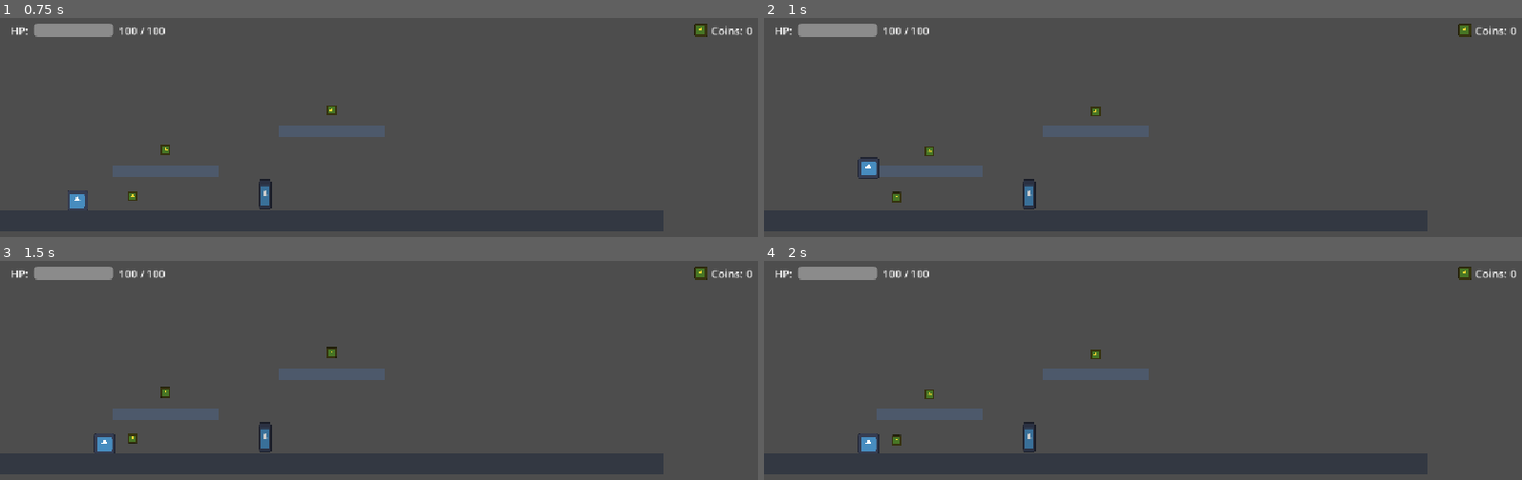
Above: before the commit, frames 1-4 (two rows, left to right).
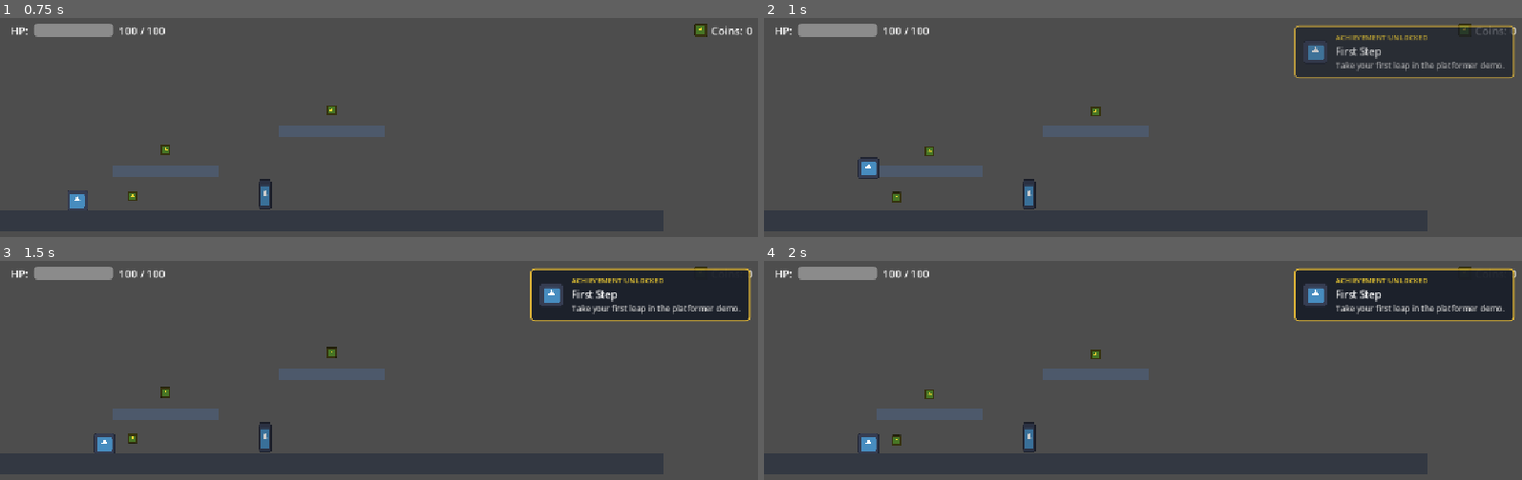
Above: after the commit, the same moments.

Repository: lennonalberto/game-core
Game: Godot game, scene res://scenes/levels/platformer_demo/platformer_demo.tscn
Two runs of this game, one before a commit and one after it. Both use one fixed random seed, a clock stepped at 60 frames per second and the inputs below. The engine's default icon, where the game draws it, is replaced by a stand-in: a white triangle on a blue panel in a dark square.
Inputs (mouse positions are in pixels of both pictures, inside the frame that each line leads up to):
- Up to frame 1 (0.75 s): tap Enter at 0.5 s; move the mouse to (553, 204) at 0.52 s; hold D (move_right) from 0.53 s (still down); hold Shift from 0.53 s (still down); click (553, 204) at 0.67 s
- Up to frame 2 (1 s): keep holding D (move_right); keep holding Shift; tap Space (jump) at 0.77 s
- Up to frame 3 (1.5 s): release D (move_right) at 1.25 s; release Shift at 1.25 s; drag from (outside the picture) to (106, 407) at 1.27 s
- Up to frame 4 (2 s): no input

Frame 1 is identical in both runs. In frame 2, 6.7% of the frame differs, in the area x 69-100%, y 3-28%; in frame 3, 6.8%; in frame 4, 6.8%.

Commit message:
feat(ui): implement reactive achievement popup with FIFO toast queue
- Implement `AchievementPopup` CanvasLayer overlay listening to `EventBus.achievement_unlocked`
- Add FIFO toast queue with sequential Tween animation to prevent overlapping notifications
- Add `AchievementPopup` instance to `platformer_demo.tscn`
- Add unit tests in `test_achievement_popup.gd` verifying queuing behavior and decoupling
- Update `PLAN.md` and `AGENTS.md` test coverage documentation

Diff:
--- a/scenes/levels/platformer_demo/platformer_demo.tscn
+++ b/scenes/levels/platformer_demo/platformer_demo.tscn
@@ -1,10 +1,11 @@
-[gd_scene load_steps=8 format=3]
+[gd_scene load_steps=9 format=3]
 
 [ext_resource type="Script" path="res://scenes/levels/platformer_demo/platformer_demo.gd" id="1_demo"]
 [ext_resource type="PackedScene" path="res://scenes/entities/player/player.tscn" id="2_player"]
 [ext_resource type="PackedScene" path="res://scenes/entities/pickups/coin.tscn" id="3_coin"]
 [ext_resource type="PackedScene" path="res://scenes/entities/checkpoint/checkpoint.tscn" id="4_cp"]
 [ext_resource type="PackedScene" path="res://scenes/ui/hud/hud.tscn" id="5_hud"]
+[ext_resource type="PackedScene" path="res://scenes/ui/achievement_popup/achievement_popup.tscn" id="6_popup"]
 
 [sub_resource type="RectangleShape2D" id="RectangleShape2D_floor"]
 size = Vector2(1000, 32)
@@ -85,3 +86,5 @@
 save_id = "checkpoint_demo"
 
 [node name="HUD" parent="." instance=ExtResource("5_hud")]
+
+[node name="AchievementPopup" parent="." instance=ExtResource("6_popup")]
--- /dev/null
+++ b/scenes/ui/achievement_popup/achievement_popup.gd
@@ -0,0 +1,110 @@
+class_name AchievementPopup
+extends CanvasLayer
+
+## Toast notification overlay for unlocked achievements.
+##
+## Architectural Rule: Listens reactively to EventBus.achievement_unlocked.
+## Queues incoming notifications in a FIFO queue so multiple achievements
+## unlocked in quick succession display sequentially without overlapping.
+
+@export var display_duration: float = 2.5
+@export var animation_duration: float = 0.3
+
+@onready var toast_panel: PanelContainer = %ToastPanel
+@onready var icon_rect: TextureRect = %IconRect
+@onready var title_label: Label = %TitleLabel
+@onready var description_label: Label = %DescriptionLabel
+
+var is_showing: bool = false
+
+var _queue: Array[Dictionary] = []
+var _current_tween: Tween = null
+const DEFAULT_ICON = preload("res://icon.svg")
+
+
+func _ready() -> void:
+	EventBus.achievement_unlocked.connect(_on_achievement_unlocked)
+	if toast_panel:
+		toast_panel.visible = false
+
+
+func _on_achievement_unlocked(id: String, title: String, description: String) -> void:
+	_queue.append({
+		"id": id,
+		"title": title,
+		"description": description
+	})
+
+	if not is_showing:
+		_show_next_toast()
+
+
+func _show_next_toast() -> void:
+	if _queue.is_empty():
+		is_showing = false
+		if toast_panel:
+			toast_panel.visible = false
+		return
+
+	is_showing = true
+	var item: Dictionary = _queue.pop_front()
+
+	if title_label:
+		title_label.text = item.get("title", "")
+	if description_label:
+		description_label.text = item.get("description", "")
+
+	if icon_rect:
+		var def: AchievementDefinition = AchievementManager.get_definition(item.get("id", ""))
+		if def != null and def.icon != null:
+			icon_rect.texture = def.icon
+		else:
+			icon_rect.texture = DEFAULT_ICON
+
+	if toast_panel:
+		toast_panel.visible = true
+		toast_panel.modulate.a = 0.0
+
+		if _current_tween != null and _current_tween.is_valid():
+			_current_tween.kill()
+
+		_current_tween = create_tween()
+		_current_tween.tween_property(toast_panel, "modulate:a", 1.0, animation_duration)
+		_current_tween.tween_interval(display_duration)
+		_current_tween.tween_property(toast_panel, "modulate:a", 0.0, animation_duration)
+		_current_tween.tween_callback(_on_toast_completed)
+
+
+func _on_toast_completed() -> void:
+	if toast_panel:
+		toast_panel.visible = false
+	_show_next_toast()
+
+
+## Immediately finishes the active toast and advances to the next item in the queue.
+func dismiss_current() -> void:
+	if not is_showing:
+		return
+
+	if _current_tween != null and _current_tween.is_valid():
+		_current_tween.kill()
+
+	_on_toast_completed()
+
+
+# --- Public Query API (for verification and unit tests) ---
+
+func get_queue_count() -> int:
+	return _queue.size()
+
+
+func get_displayed_title() -> String:
+	return title_label.text if title_label else ""
+
+
+func get_displayed_description() -> String:
+	return description_label.text if description_label else ""
+
+
+func is_toast_visible() -> bool:
+	return toast_panel.visible if toast_panel else false
--- /dev/null
+++ b/scenes/ui/achievement_popup/achievement_popup.tscn
@@ -0,0 +1,78 @@
+[gd_scene load_steps=4 format=3]
+
+[ext_resource type="Script" path="res://scenes/ui/achievement_popup/achievement_popup.gd" id="1_popup"]
+[ext_resource type="Texture2D" path="res://icon.svg" id="2_icon"]
+
+[sub_resource type="StyleBoxFlat" id="StyleBoxFlat_toast"]
+content_margin_left = 14.0
+content_margin_top = 10.0
+content_margin_right = 16.0
+content_margin_bottom = 10.0
+bg_color = Color(0.1, 0.12, 0.16, 0.95)
+border_width_left = 2
+border_width_top = 2
+border_width_right = 2
+border_width_bottom = 2
+border_color = Color(1, 0.8, 0.2, 0.8)
+corner_radius_top_left = 6
+corner_radius_top_right = 6
+corner_radius_bottom_right = 6
+corner_radius_bottom_left = 6
+
+[node name="AchievementPopup" type="CanvasLayer"]
+process_mode = 3
+layer = 15
+script = ExtResource("1_popup")
+
+[node name="MarginContainer" type="MarginContainer" parent="."]
+anchors_preset = 1
+anchor_left = 1.0
+anchor_right = 1.0
+offset_left = -340.0
+offset_bottom = 100.0
+grow_horizontal = 0
+mouse_filter = 2
+theme_override_constants/margin_top = 20
+theme_override_constants/margin_right = 20
+
+[node name="ToastPanel" type="PanelContainer" parent="MarginContainer"]
+unique_name_in_owner = true
+visible = false
+layout_mode = 2
+theme_override_styles/panel = SubResource("StyleBoxFlat_toast")
+
+[node name="HBoxContainer" type="HBoxContainer" parent="MarginContainer/ToastPanel"]
+layout_mode = 2
+theme_override_constants/separation = 12
+
+[node name="IconRect" type="TextureRect" parent="MarginContainer/ToastPanel/HBoxContainer"]
+unique_name_in_owner = true
+custom_minimum_size = Vector2(36, 36)
+layout_mode = 2
+size_flags_vertical = 4
+texture = ExtResource("2_icon")
+expand_mode = 1
+stretch_mode = 5
+
+[node name="VBoxContainer" type="VBoxContainer" parent="MarginContainer/ToastPanel/HBoxContainer"]
+layout_mode = 2
+theme_override_constants/separation = 2
+
+[node name="BadgeLabel" type="Label" parent="MarginContainer/ToastPanel/HBoxContainer/VBoxContainer"]
+layout_mode = 2
+theme_override_colors/font_color = Color(1, 0.85098, 0.2, 1)
+theme_override_font_sizes/font_size = 11
+text = "ACHIEVEMENT UNLOCKED"
+
+[node name="TitleLabel" type="Label" parent="MarginContainer/ToastPanel/HBoxContainer/VBoxContainer"]
+unique_name_in_owner = true
+layout_mode = 2
+theme_override_font_sizes/font_size = 15
+text = "Achievement Title"
+
+[node name="DescriptionLabel" type="Label" parent="MarginContainer/ToastPanel/HBoxContainer/VBoxContainer"]
+unique_name_in_owner = true
+layout_mode = 2
+theme_override_colors/font_color = Color(0.8, 0.8, 0.8, 1)
+theme_override_font_sizes/font_size = 12
+text = "Achievement description goes here."
--- /dev/null
+++ b/tests/unit/test_achievement_popup.gd
@@ -0,0 +1,74 @@
+extends GutTest
+
+## Unit tests for reactive AchievementPopup toast overlay and FIFO queuing.
+
+const POPUP_SCENE_PATH: String = "res://scenes/ui/achievement_popup/achievement_popup.tscn"
+
+
+func test_popup_initial_state() -> void:
+	var scene: PackedScene = load(POPUP_SCENE_PATH)
+	assert_not_null(scene, "AchievementPopup scene should load")
+
+	var popup: AchievementPopup = scene.instantiate() as AchievementPopup
+	add_child_autofree(popup)
+
+	assert_false(popup.is_toast_visible(), "Toast panel should initially be hidden")
+	assert_false(popup.is_showing, "is_showing should be false initially")
+	assert_eq(popup.get_queue_count(), 0, "Queue should be empty initially")
+
+
+func test_single_achievement_unlock_displays() -> void:
+	var scene: PackedScene = load(POPUP_SCENE_PATH)
+	var popup: AchievementPopup = scene.instantiate() as AchievementPopup
+	add_child_autofree(popup)
+
+	EventBus.achievement_unlocked.emit("ach_1", "Coin Master", "Collect all coins")
+
+	assert_true(popup.is_showing, "Popup should be active")
+	assert_true(popup.is_toast_visible(), "Toast panel should become visible")
+	assert_eq(popup.get_displayed_title(), "Coin Master", "Title should match unlocked achievement")
+	assert_eq(popup.get_displayed_description(), "Collect all coins", "Description should match")
+	assert_eq(popup.get_queue_count(), 0, "Queue count should be 0 since it is currently displaying")
+
+
+func test_rapid_sequential_unlocks_queue_without_overlap() -> void:
+	var scene: PackedScene = load(POPUP_SCENE_PATH)
+	var popup: AchievementPopup = scene.instantiate() as AchievementPopup
+	add_child_autofree(popup)
+
+	# Unlock first achievement
+	EventBus.achievement_unlocked.emit("ach_1", "First Unlock", "Did thing one")
+	assert_true(popup.is_showing)
+	assert_eq(popup.get_displayed_title(), "First Unlock")
+	assert_eq(popup.get_queue_count(), 0)
+
+	# Rapidly unlock second achievement while first is still showing
+	EventBus.achievement_unlocked.emit("ach_2", "Second Unlock", "Did thing two")
+
+	# Verify second achievement is queued and first achievement is STILL showing (no overlap / clobber)
+	assert_eq(popup.get_queue_count(), 1, "Second achievement must be queued")
+	assert_eq(popup.get_displayed_title(), "First Unlock", "First achievement should still be on screen")
+
+	# Dismiss the first toast (simulating time expiry or dismiss)
+	popup.dismiss_current()
+
+	# Verify second achievement is now displayed and queue is empty
+	assert_true(popup.is_showing, "Popup should remain showing for second achievement")
+	assert_true(popup.is_toast_visible(), "Toast panel should remain visible")
+	assert_eq(popup.get_displayed_title(), "Second Unlock", "Second achievement should now be visible")
+	assert_eq(popup.get_displayed_description(), "Did thing two", "Second description should match")
+	assert_eq(popup.get_queue_count(), 0, "Queue should now be empty")
+
+	# Dismiss the second toast
+	popup.dismiss_current()
+	assert_false(popup.is_showing, "Popup should no longer be showing after queue drains")
+	assert_false(popup.is_toast_visible(), "Toast panel should be hidden")
+
+
+func test_decoupling_rules() -> void:
+	var scene: PackedScene = load(POPUP_SCENE_PATH)
+	var popup: AchievementPopup = scene.instantiate() as AchievementPopup
+	add_child_autofree(popup)
+
+	assert_false("player" in popup, "AchievementPopup must not hold a direct player reference")
+	assert_false("level" in popup, "AchievementPopup must not hold a direct level reference")
Not shown, added: scenes/ui/achievement_popup/achievement_popup.gd.uid
Not shown, added: tests/unit/test_achievement_popup.gd.uid
Not shown, changed: AGENTS.md
Not shown, changed: PLAN.md
